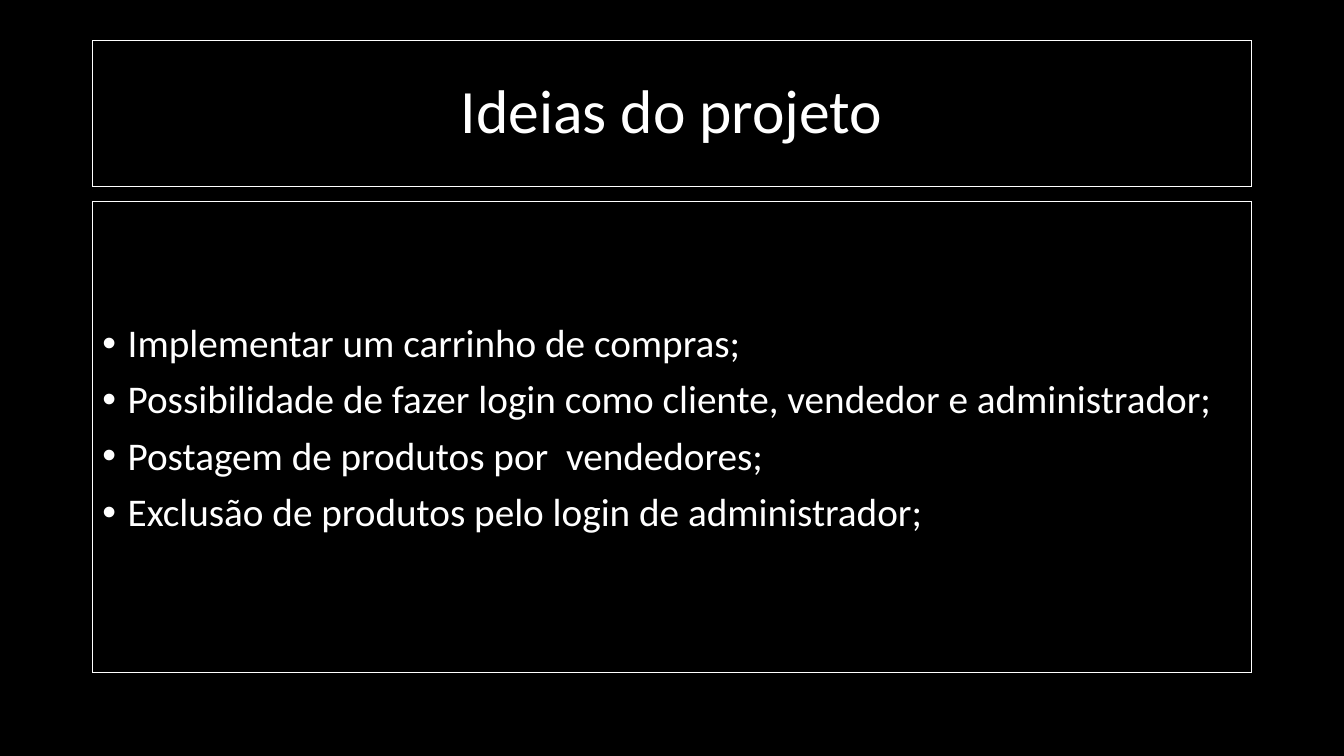
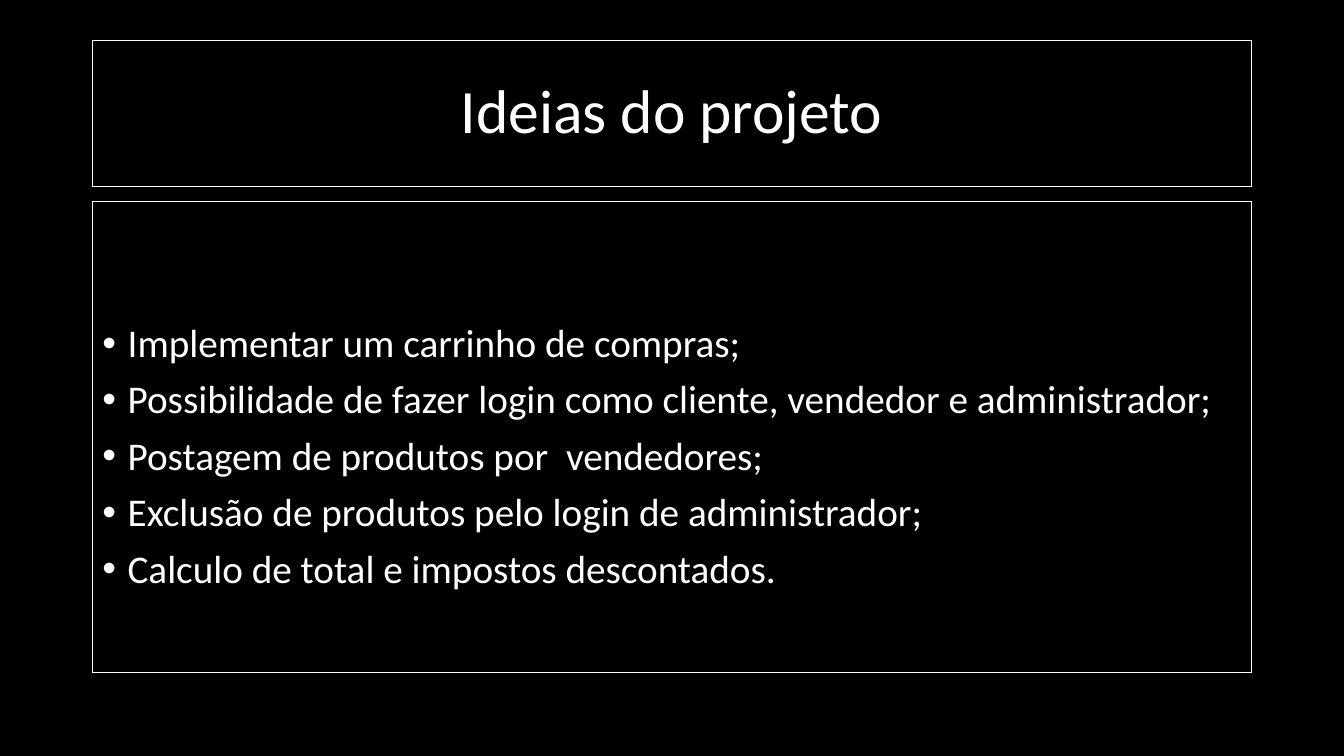
Before and after one commit to DANIELKENTARO/3-ano-analise, a slide deck: slide 10 of Pré-Projeto.pptx. Drawn at 1344x756 pixels with LibreOffice and Linux fonts; fonts in the diff are those of the drawing. Boxes give left, top, right and bottom in pixels: in the first picture for what was removed or moved away, otherwise in the second. Text is boxed around its words. In the diff, an @@ line names an element or a change of style, - is before the commit and + after.

```diff
--- a/Pré-Projeto.pptx
+++ b/Pré-Projeto.pptx
@@ text at bbox=[128, 555, 776, 590]: paragraph added @@
+• Calculo de total e impostos descontados.
```
Also in this commit, not shown: 1 slide added.
